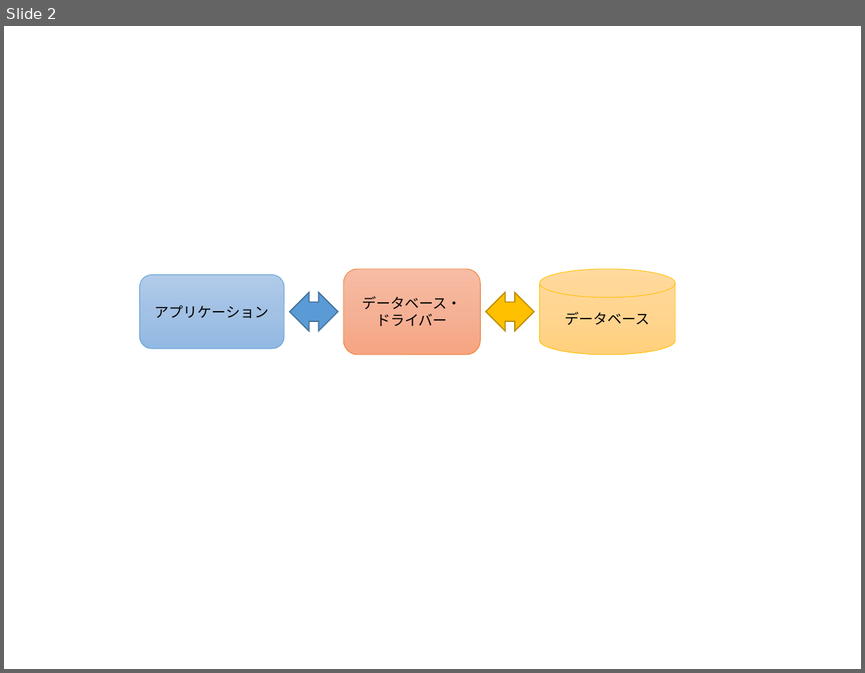
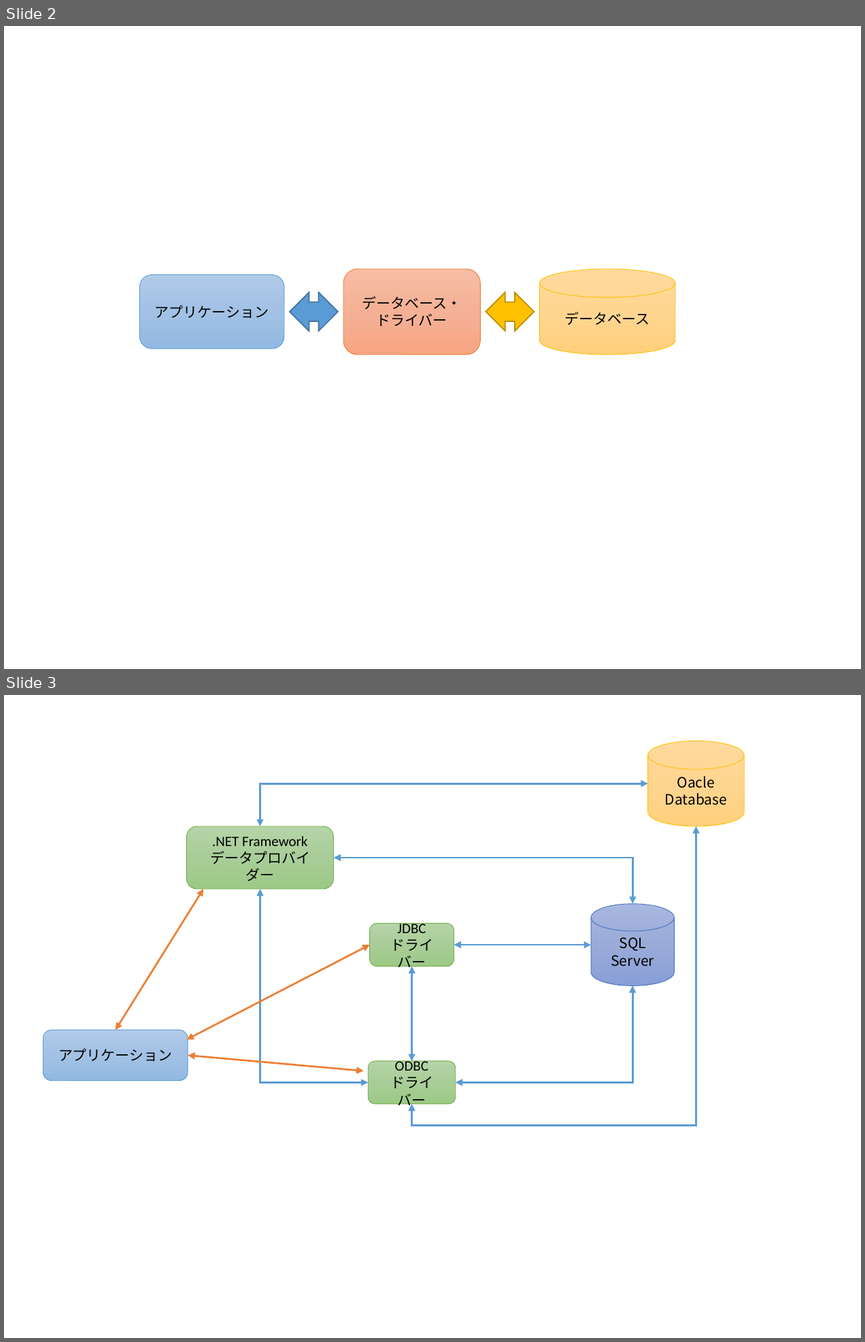
Before and after one commit to masaru-b-cl/introduction-to-db-programming-by-odp-dot-net, a slide deck: pptx/01.pptx. Shown one above the other, each under a label of ours: slide 2 before the commit, slides 2 and 3 after it. The pictures are 865x673 and 865x1342 pixels, drawn with LibreOffice and Linux fonts; fonts in the diff are those of the drawing. Boxes give left, top, right and bottom in pixels: in the first picture for what was removed or moved away, otherwise in the second. Text is boxed around its words. In the diff, an @@ line names an element or a change of style, - is before the commit and + after.

```diff
--- a/pptx/01.pptx
+++ b/pptx/01.pptx
@@ slide 3 added at bbox=[4, 695, 861, 1338], background #FFFFFF @@
@@ cylinder added at bbox=[647, 741, 743, 827], fill gradient #FFDB9E to #FFD590 to #FFD07C, outline #FFC000 0.5 pt, 12 pt, text #000000 @@
+Oacle
+Database
@@ elbow double arrow added from (260, 826) to (647, 783), #5B9BD5 1.5 pt @@
@@ rounded rectangle added at bbox=[186, 826, 334, 889], fill gradient #B5D5A7 to #AACE9A to #9CC987, outline #70AD47 0.5 pt, 12 pt, text #000000 @@
+.NET Framework
+データプロバイダー
@@ elbow double arrow added from (696, 826) to (412, 1104), #5B9BD5 1.5 pt @@
@@ elbow double arrow added from (334, 858) to (633, 904), #5B9BD5 1.5 pt @@
@@ double arrow added from (116, 1030) to (204, 889), #ED7D31 1.5 pt @@
@@ elbow double arrow added from (260, 889) to (368, 1083), #5B9BD5 1.5 pt @@
@@ cylinder added at bbox=[591, 904, 674, 986], fill gradient #A8B7DF to #9AABD9 to #889ED7, outline #4472C4 0.5 pt, 12 pt, text #000000 @@
+SQL
+Server
@@ rounded rectangle added at bbox=[370, 923, 454, 966], fill gradient #B5D5A7 to #AACE9A to #9CC987, outline #70AD47 0.5 pt, 12 pt, text #000000 @@
+JDBC
+ドライバー
@@ double arrow added from (186, 1040) to (370, 945), #ED7D31 1.5 pt @@
@@ elbow double arrow added from (454, 945) to (591, 945), #5B9BD5 1.5 pt @@
@@ elbow double arrow added from (412, 966) to (412, 1061), #5B9BD5 1.5 pt @@
@@ elbow double arrow added from (456, 1083) to (633, 985), #5B9BD5 1.5 pt @@
@@ rounded rectangle added at bbox=[43, 1030, 188, 1081], fill gradient #B1CBE9 to #A3C1E5 to #93B9E4, outline #5B9BD5 0.5 pt, 12 pt, text #000000 @@
+アプリケーション
@@ double arrow added from (188, 1055) to (364, 1070), #ED7D31 1.5 pt @@
@@ rounded rectangle added at bbox=[368, 1061, 456, 1104], fill gradient #B5D5A7 to #AACE9A to #9CC987, outline #70AD47 0.5 pt, 12 pt, text #000000 @@
+ODBC
+ドライバー
```
Also in this commit, not shown: 2 other files.
